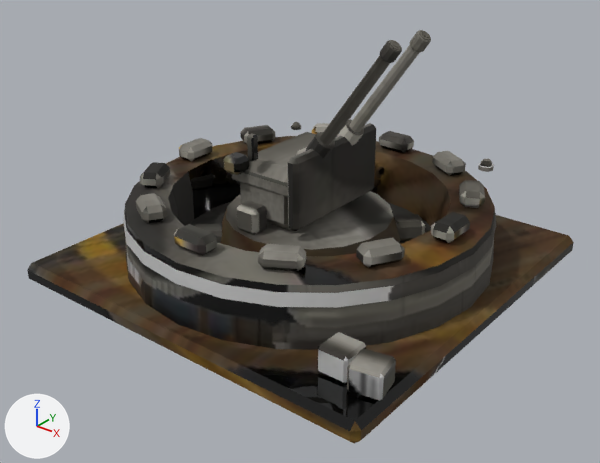
A saved change to the glTF model public/models/agun.allies.glb.
Rendered twice from a 50 mm camera at (1.113, -1.427, 0.973) aimed at (0.035, -0.079, 0.137). Arrows for +X, +Y and +Z are at lower left; the lights stay in place. The older version comes first. Where no turn or scale is listed for an object, it has been applied to the vertices. Vertices at exactly the same position are counted once.

In view in the first picture: 'b0_mesh', 'b1_mesh', 'root_mesh', 'turret_mesh'.
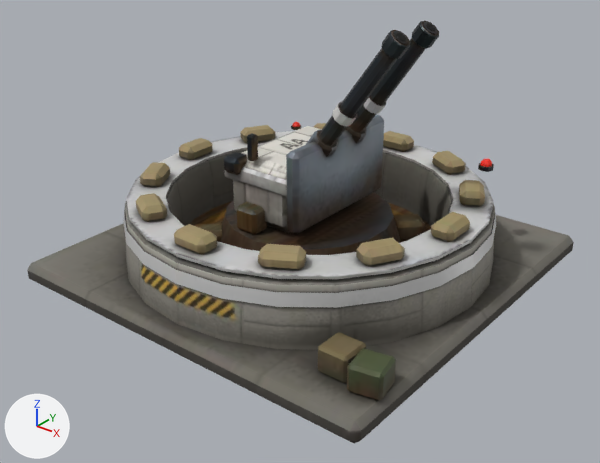
Pixel boxes [x1, y1, x2, y2] of what changed, in the pictures (600 x 463 px; the box of a moved part takes in the faces that stretch with it):
'turret_mesh', reshaped: before [220, 122, 400, 256]; after [220, 115, 400, 255]
'b1_mesh', reshaped, moved, rescaled (8% wider, 7% taller): before [306, 40, 402, 159]; after [306, 30, 410, 157]
'b0_mesh', reshaped, moved, rescaled: before [336, 30, 431, 145]; after [346, 21, 439, 144]
part 1 of me_root, added: after [126, 131, 493, 279]
part 2 of me_root, surface changed (lighter): [27, 123, 574, 443] in both
part 3 of me_turret, moved or reshaped: before [232, 171, 288, 197]; after [224, 167, 287, 197]
part 4 of me_turret, moved or reshaped: before [288, 123, 376, 231]; after [286, 115, 384, 235]
part 5 of me_turret, rebuilt (17% wider, 9% taller): before [240, 132, 316, 231]; after [233, 126, 322, 234]
part 6 of me_turret, surface changed (darker): [220, 122, 400, 255] in both
part 7 of me_b0, added: after [350, 21, 438, 133]
part 8 of me_b0, moved or reshaped: before [410, 30, 431, 52]; after [412, 21, 439, 48]
part 9 of me_b0, moved or reshaped: before [422, 32, 428, 37]; after [426, 23, 435, 31]
part 10 of me_b0, added: after [363, 98, 386, 114]
part 11 of me_b0, moved or reshaped (mostly hidden afterwards): before [336, 30, 430, 145]; after [346, 126, 366, 144]
part 12 of me_b1, added: after [319, 31, 409, 146]
part 13 of me_b1, moved or reshaped: before [380, 40, 402, 63]; after [381, 30, 410, 59]
part 14 of me_b1, moved or reshaped: before [392, 42, 399, 47]; after [397, 33, 406, 41]
part 15 of me_b1, added: after [332, 102, 357, 127]
part 16 of me_b1, moved or reshaped: before [306, 40, 401, 159]; after [306, 129, 338, 157]

The change, as a list of edits to the scene's bpy script:
```text
Change me_root:
    remove me_root.from_pydata(...)  # 722 vertices, 1204 faces; spans x -0.48..0.48, y -0.48..0.48, z -0.133..0.133
    add me_root.from_pydata(...)  # 818 vertices, 1276 faces; spans x -0.48..0.48, y -0.48..0.48, z -0.133..0.133
    me_root part 1: a new loose piece of 96 vertices spanning x -0.425..0.425, y -0.425..0.425, z 0.067..0.073, in mat_body
    me_root part 2: 1056 kept faces spanning x -0.48..0.48, y -0.48..0.48, z -0.133..0.133 get new texture (UV) coordinates
Change me_turret:
    remove me_turret.from_pydata(...)  # 250 vertices, 430 faces; spans x -0.217..0.217, y -0.22..0.22, z -0.14..0.14
    add me_turret.from_pydata(...)  # 248 vertices, 417 faces; spans x -0.217..0.217, y -0.22..0.22, z -0.14..0.14
    me_turret part 3: the loose piece of 20 vertices spanning x -0.123..0.057, y -0.138..0.138, z 0.013..0.047 is scaled about its middle by (1.1, 1.11, 1.18), then moved by (0.0, 0.0, 0.01)
    me_turret part 4: the loose piece of 24 vertices spanning x 0.055..0.085, y -0.155..0.155, z -0.055..0.115 is scaled about its middle by (1.17, 1.09, 1.11), then moved by (0.01, 0.0, 0.01)
    me_turret part 5: the loose piece of 24 vertices spanning x -0.12..0.06, y -0.135..0.135, z -0.08..0.07 is rebuilt with 24 vertices and now spans x -0.13..0.07, y -0.15..0.15, z -0.08..0.08
    me_turret part 6: 302 kept faces spanning x -0.217..0.217, y -0.22..0.22, z -0.14..0.14 get new texture (UV) coordinates
    other edits to the shape of me_turret do not show in these pictures
Change me_b0:
    used by ob_b0_mesh; parent = ob_b0; location = (0.181, 0.0, 0.0); scale = (0.181, 0.181, 0.181)
    remove me_b0.from_pydata(...)  # 96 vertices, 169 faces; spans x -1.0..1.0, y -0.13..0.13, z -0.13..0.13
    add me_b0.from_pydata(...)  # 136 vertices, 230 faces; spans x -1.0..1.0, y -0.16..0.16, z -0.15..0.15
    me_b0 part 7: a new loose piece, a 10-sided cut cone along x (radius 0.11 at the low end, 0.09 at the high end) spanning x -1.0..0.99, y -0.11..0.11, z -0.1..0.1, in mat_body
    me_b0 part 8: the loose piece of 40 vertices spanning x 0.8..0.98, y -0.1..0.1, z -0.09..0.09 is scaled about its middle by (1, 1.35, 1.35)
    me_b0 part 9: the loose piece of 16 vertices spanning x 0.99..1.0, y -0.04..0.04, z -0.04..0.04 is scaled about its middle by (0.948, 1.33, 1.33)
    me_b0 part 10: a new loose piece of 20 vertices spanning x -0.23..-0.09, y -0.13..0.13, z -0.12..0.12, in mat_body
    me_b0 part 11: 32 vertices removed from x -1.0..0.99, y -0.13..0.13, z -0.13..0.13; 32 vertices added at x -0.9..-0.58, y -0.16..0.16, z -0.15..0.15
Change me_b1:
    used by ob_b1_mesh; parent = ob_b1; location = (0.181, 0.0, 0.0); scale = (0.181, 0.181, 0.181)
    remove me_b1.from_pydata(...)  # 96 vertices, 169 faces; spans x -1.0..1.0, y -0.13..0.13, z -0.13..0.13
    add me_b1.from_pydata(...)  # 136 vertices, 230 faces; spans x -1.0..1.0, y -0.16..0.16, z -0.15..0.15
    me_b1 part 12: a new loose piece, a 10-sided cut cone along x (radius 0.11 at the low end, 0.09 at the high end) spanning x -1.0..0.99, y -0.11..0.11, z -0.1..0.1, in mat_body
    me_b1 part 13: the loose piece of 40 vertices spanning x 0.8..0.98, y -0.1..0.1, z -0.09..0.09 is scaled about its middle by (1, 1.35, 1.35)
    me_b1 part 14: the loose piece of 16 vertices spanning x 0.99..1.0, y -0.04..0.04, z -0.04..0.04 is scaled about its middle by (0.948, 1.33, 1.33)
    me_b1 part 15: a new loose piece of 20 vertices spanning x -0.23..-0.09, y -0.13..0.13, z -0.12..0.12, in mat_body
    me_b1 part 16: 32 vertices removed from x -1.0..0.99, y -0.13..0.13, z -0.13..0.13; 32 vertices added at x -0.9..-0.58, y -0.16..0.16, z -0.15..0.15
Change ob_b0_mesh:
    ob_b0_mesh.location: (0.181, 0.0, 0.0) -> (0.191, 0.0, 0.0)
    ob_b0_mesh.scale: (0.181, 0.181, 0.181) -> (0.191, 0.191, 0.191)
Change ob_b1_mesh:
    ob_b1_mesh.location: (0.181, 0.0, 0.0) -> (0.191, 0.0, 0.0)
    ob_b1_mesh.scale: (0.181, 0.181, 0.181) -> (0.191, 0.191, 0.191)
```
